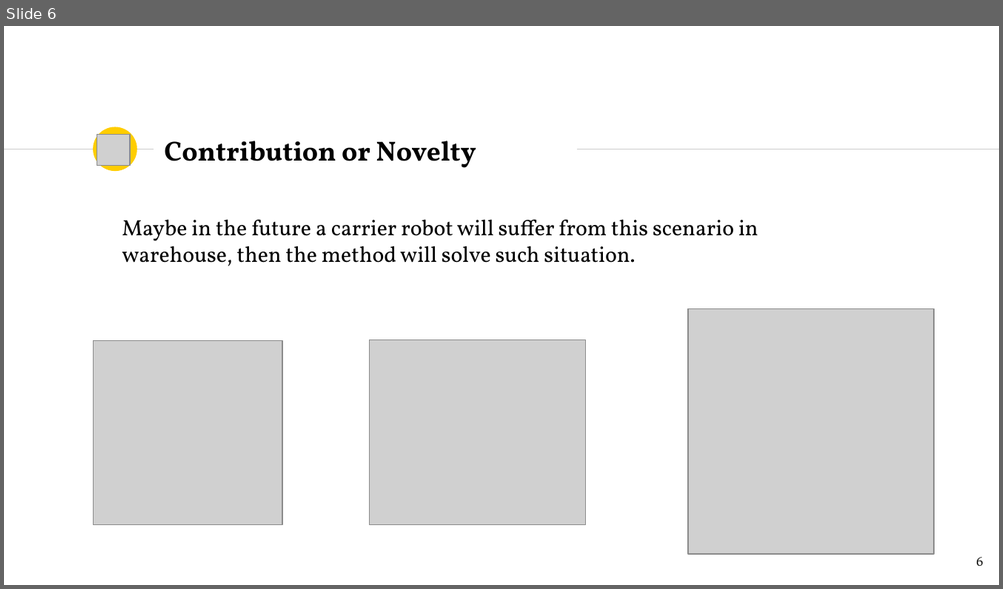
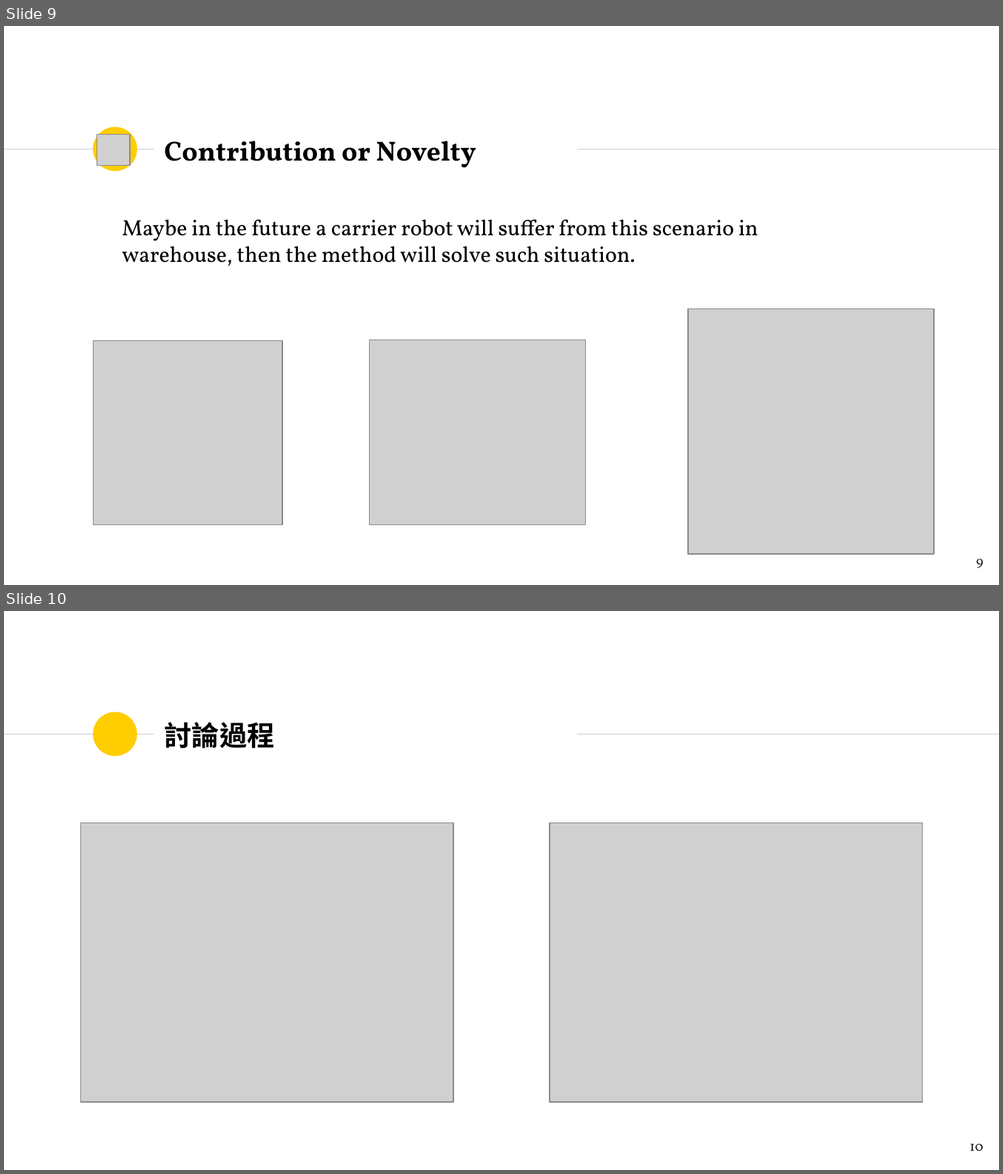
Before and after one commit to Banana-Huang/AI_Course_Team1_2018, a slide deck: Project/Team_1_project_proposal.pptx. Shown one above the other, each under a label of ours: slide 6 before the commit, slides 9 and 10 after it. The pictures are 1003x589 and 1003x1174 pixels, drawn with LibreOffice and Linux fonts; fonts in the diff are those of the drawing; grey boxes stand for pictures. Boxes give left, top, right and bottom in pixels: in the first picture for what was removed or moved away, otherwise in the second. Text is boxed around its words. In the diff, an @@ line names an element or a change of style, - is before the commit and + after.

```diff
--- a/Project/Team_1_project_proposal.pptx
+++ b/Project/Team_1_project_proposal.pptx
@@ slide 10 added at (x1=4, y1=611, x2=999, y2=1170), background #FFFFFF; not listed: 3 template elements that a slide beside it also shows @@
@@ title added at (x1=164, y1=722, x2=275, y2=749), 20 pt, text #000000, bold @@
+討論過程
@@ picture added at (x1=80, y1=823, x2=453, y2=1102) @@
@@ picture added at (x1=549, y1=823, x2=922, y2=1102) @@
@@ page number added at (x1=969, y1=1144, x2=982, y2=1151), 10 pt, text #1D1D1B @@
+10
@@ what was slide 6 is now slide 9 @@
@@ page number at (x1=976, y1=559, x2=983, y2=568): text changed @@
-6
+9
```
Also in this commit, not shown: 3 slides changed, 6 other slides added, 1 other file.
